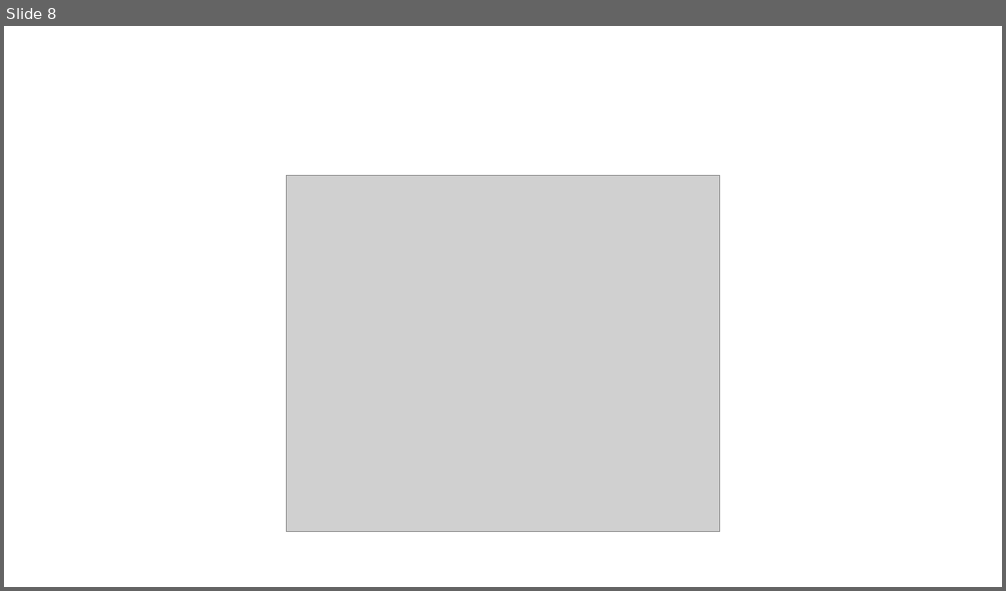
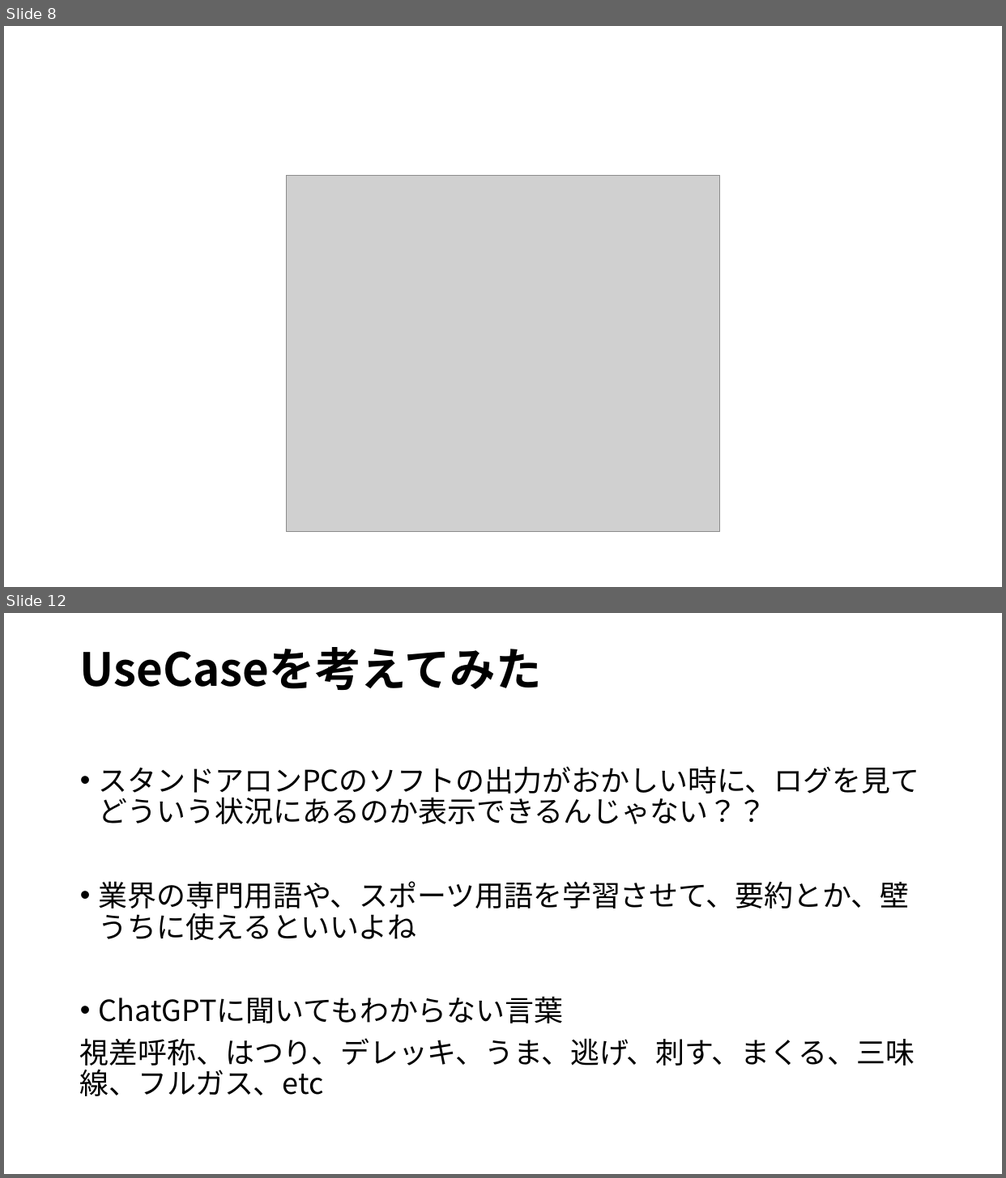
Before and after one commit to ikedachin/study_huggingface, a slide deck: huggingface 発表資料.pptx. Shown one above the other, each under a label of ours: slide 8 before the commit, slides 8 and 12 after it; the slides between them are not shown. The pictures are 1006x591 and 1006x1178 pixels, drawn with LibreOffice and Linux fonts; fonts in the diff are those of the drawing; grey boxes stand for pictures; background and template pictures are left out. Boxes give left, top, right and bottom in pixels: in the first picture for what was removed or moved away, otherwise in the second. Text is boxed around its words. In the diff, an @@ line names an element or a change of style, - is before the commit and + after.

```diff
--- a/huggingface 発表資料.pptx
+++ b/huggingface 発表資料.pptx
@@ slide 12 added at [4, 613, 1002, 1174], background #FFFFFF @@
@@ title added at [80, 647, 542, 690], 44 pt, text #000000, bold @@
+UseCaseを考えてみた
@@ text added at [80, 766, 919, 1097], 28 pt, text #000000 @@
+• スタンドアロンPCのソフトの出力がおかしい時に、ログを見てどういう状況にあるのか表示できるんじゃない？？
+• 業界の専門用語や、スポーツ用語を学習させて、要約とか、壁うちに使えるといいよね
+• ChatGPTに聞いてもわからない言葉
+視差呼称、はつり、デレッキ、うま、逃げ、刺す、まくる、三味線、フルガス、etc
```
Also in this commit, not shown: 11 slides changed, 2 other slides added, 1 slide removed.
